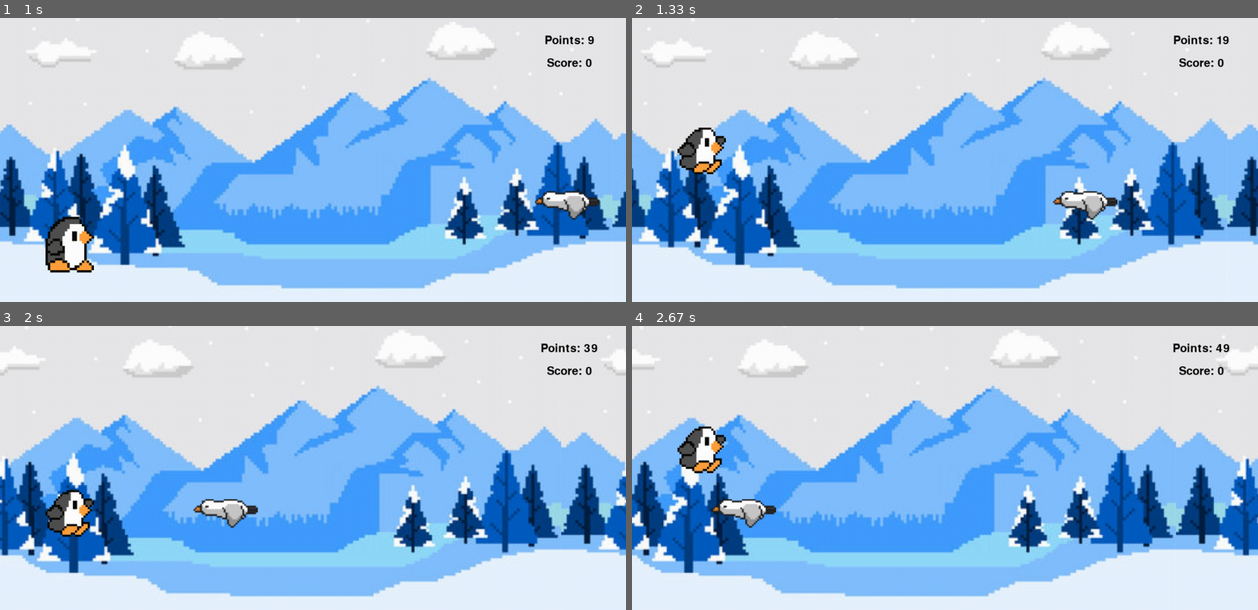
Above: before the commit, frames 1-4 (two rows, left to right).
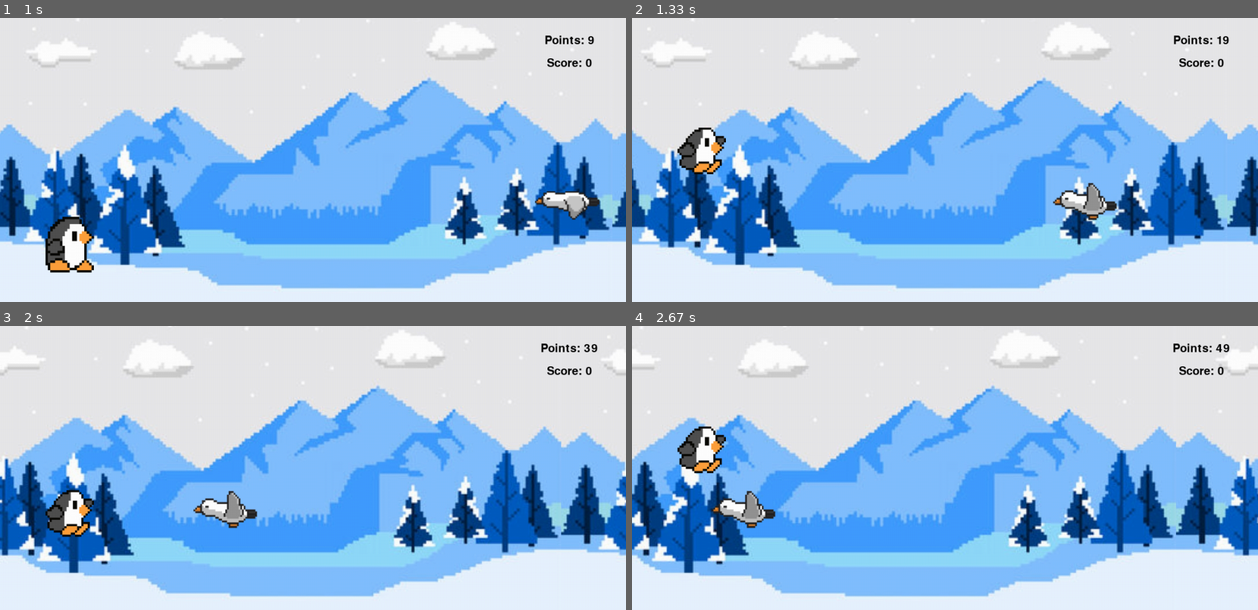
Above: after the commit, the same moments.

Repository: SKHU-OSS-2023-2/pygame-fish-hunting-adventure
Game: pygame game, started from play.py
Two runs of this game, one before a commit and one after it. Both use one fixed random seed, a clock stepped at 60 frames per second and the inputs below.
Inputs:
- Up to frame 1 (1 s): tap Y at 0.33 s; tap S at 0.67 s
- Up to frame 2 (1.33 s): hold Up from 1 s (still down)
- Up to frame 3 (2 s): release Up at 1.47 s; hold Down 1.5-1.8 s; hold Up from 1.83 s (still down)
- Up to frame 4 (2.67 s): release Up at 2.2 s; hold Down 2.23-2.6 s

Frame 1 is identical in both runs. In frame 2, 0.5% of the frame differs, in the area x 67-78%, y 57-72%; in frame 3, 0.5%, in the area x 30-42%, y 57-72%; in frame 4, 0.5%.

Commit message:
갈매기 애니메이션 추가

Diff:
--- a/play.py
+++ b/play.py
@@ -17,7 +17,8 @@
 DUCKING = pygame.image.load("./img/peng_duck.png")
 
 SEAL = pygame.image.load("./img/seal.png")
-SEAGULL = pygame.image.load("./img/seagull.png")
+SEAGULL = [pygame.image.load("./img/seagull_up.png"),
+        pygame.image.load("./img/seagull_down.png")]
 FISH = pygame.image.load("./img/fish.png")
 
 BG = pygame.image.load("./img/main_background.png")
@@ -119,14 +120,17 @@
 
 class SeaGull(Obstacle):
     def __init__(self, image):
-        super().__init__(image)
+        super().__init__(image[0])
+        self.image_list = image
         self.rect.y = 280
         self.index = 0
 
     def draw(self, SCREEN):
         if self.index >= 9:
             self.index = 0
-        SCREEN.blit(self.image, self.rect)
+        flapping = self.image_list[self.index // 5]
+        flapping_rect = flapping.get_rect(topleft=(self.rect.x, self.rect.y))
+        SCREEN.blit(flapping, flapping_rect)
         self.index += 1
 
 class Fish(Obstacle):
Renamed: img/seagull.png -> img/seagull_down.png
Binary file added: img/seagull_up.png
